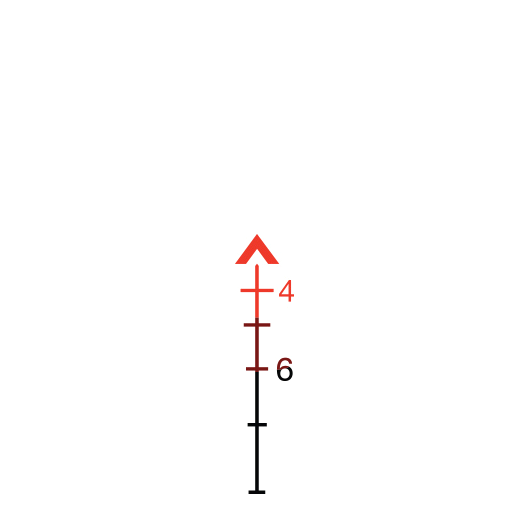
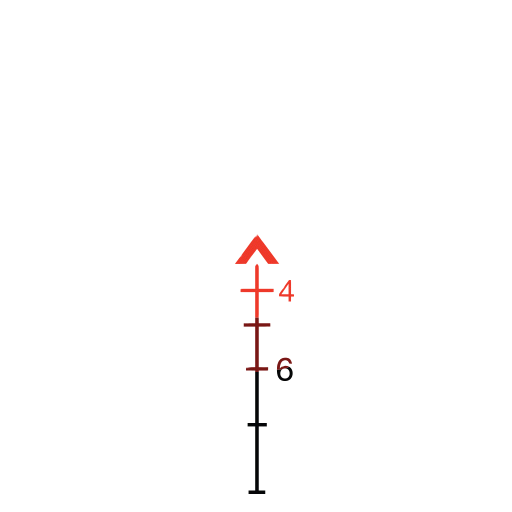
Comparing the layer stacks of the two 512×512 images. Changes:
painted on "Layer 1" over [237, 231, 299, 371]
